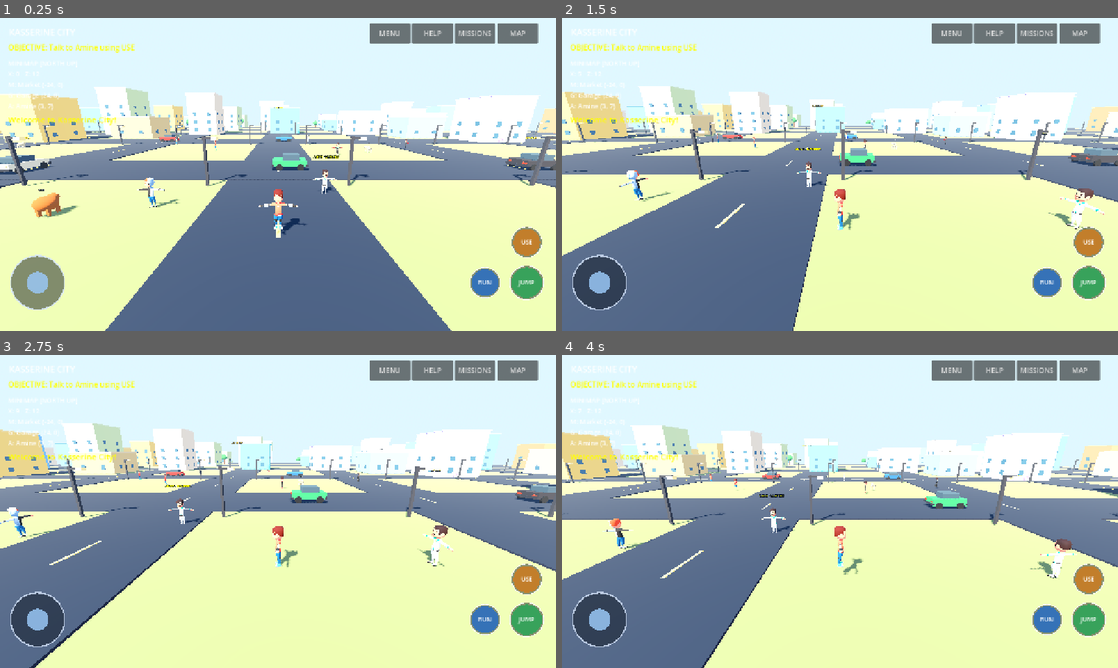
Above: before the commit, frames 1-4 (two rows, left to right).
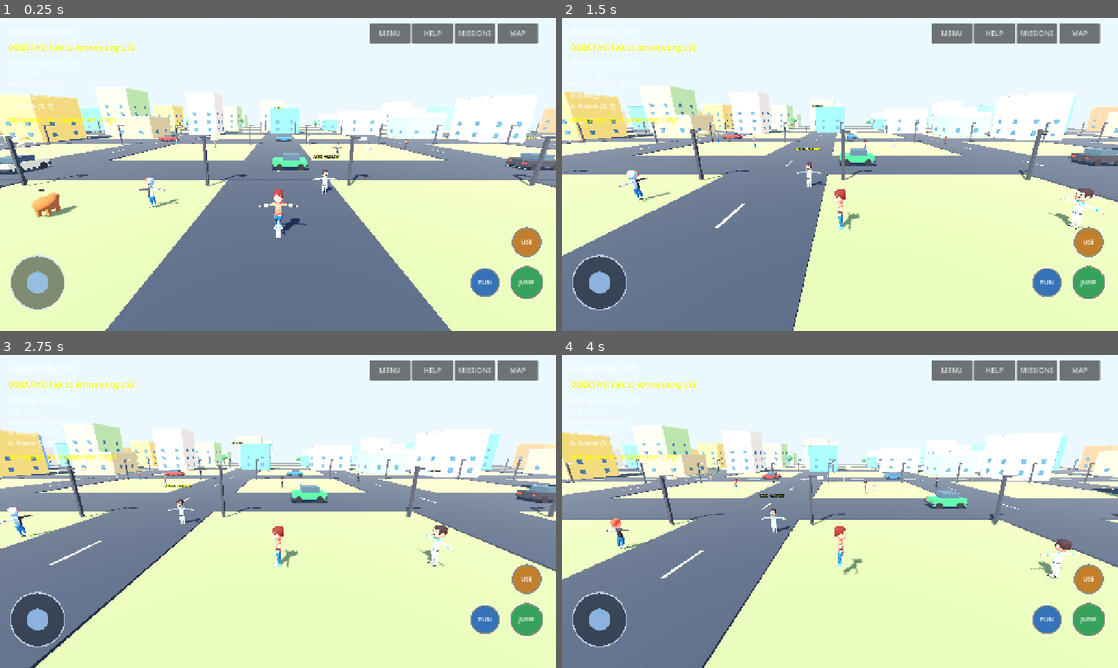
Above: after the commit, the same moments.

Repository: Gass-OS/Kasserine-City
Game: Godot game, scene res://main.tscn
Same seed, same stepped clock (60 frames per second), same inputs: the game is played once before the commit and once after it.
Inputs (mouse positions are in pixels of both pictures, inside the frame that each line leads up to):
- Up to frame 1 (0.25 s): no input
- Up to frame 2 (1.5 s): move the mouse to (962, 158) at 0.52 s; hold D 0.53-1.25 s; click (962, 158) at 0.67 s; tap Space at 0.77 s; drag from (728, 190) to (812, 237) at 1.27 s
- Up to frame 3 (2.75 s): move the mouse to (333, 442) at 2.02 s; hold D from 2.03 s (still down)
- Up to frame 4 (4 s): release D at 2.75 s; drag from (812, 574) to (673, 464) at 2.77 s; move the mouse to (1006, 558) at 3.52 s; hold A from 3.53 s (still down); tap Space at 3.77 s

The runs differ from the first frame. In frame 1, 0.7% of the frame differs, in the area x 4-95%, y 28-71%; in frame 2, 0.7%; in frame 3, 0.8%, in the area x 8-97%, y 25-68%; in frame 4, 0.8%.

Commit message:
Polish colorful Mediterranean city visuals

Diff:
--- a/scripts/world.gd
+++ b/scripts/world.gd
@@ -24,8 +24,8 @@
     env.background_mode = Environment.BG_SKY
     var sky = Sky.new()
     var sky_material = ProceduralSkyMaterial.new()
-    sky_material.sky_top_color = Color(0.12, 0.48, 0.88)
-    sky_material.sky_horizon_color = Color(0.72, 0.86, 0.98)
+    sky_material.sky_top_color = Color(0.10, 0.43, 0.82)
+    sky_material.sky_horizon_color = Color(0.82, 0.89, 0.98)
     sky_material.ground_bottom_color = Color(0.42, 0.31, 0.22)
     sky_material.ground_horizon_color = Color(0.78, 0.72, 0.58)
     sky_material.sun_angle_max = 24.0
@@ -33,15 +33,15 @@
     env.sky = sky
     env.ambient_light_source = Environment.AMBIENT_SOURCE_COLOR
     env.ambient_light_color = Color(0.78, 0.84, 1.0)
-    env.ambient_light_energy = 0.95
+    env.ambient_light_energy = 1.05
     env.tonemap_mode = Environment.TONE_MAPPER_FILMIC
     env.adjustment_enabled = true
     env.adjustment_brightness = 1.03
-    env.adjustment_contrast = 1.08
-    env.adjustment_saturation = 1.22
+    env.adjustment_contrast = 1.05
+    env.adjustment_saturation = 1.16
     env.fog_enabled = true
-    env.fog_light_color = Color(0.72, 0.82, 0.91)
-    env.fog_density = 0.0012
+    env.fog_light_color = Color(0.78, 0.85, 0.94)
+    env.fog_density = 0.0008
 
     var world = WorldEnvironment.new()
     world.environment = env
@@ -49,8 +49,8 @@
 
     var sun = DirectionalLight3D.new()
     sun.rotation_degrees = Vector3(-48, -32, 0)
-    sun.light_color = Color(1.0, 0.86, 0.68)
-    sun.light_energy = 1.35
+    sun.light_color = Color(1.0, 0.90, 0.76)
+    sun.light_energy = 1.25
     sun.shadow_enabled = true
     add_child(sun)
 
@@ -61,7 +61,7 @@
     mesh_instance.mesh = mesh
     var material = StandardMaterial3D.new()
     material.albedo_color = color
-    material.roughness = 0.88
+    material.roughness = 0.94
     material.metallic = 0.0
     material.specular = 0.22
     mesh_instance.material_override = material
@@ -81,8 +81,8 @@
 func _create_city():
     _box(self, Vector3(220, 1, 220), Vector3(0, -0.55, 0), Color(0.42, 0.48, 0.31), true)
 
-    var road = Color(0.105, 0.13, 0.18)
-    var line = Color(1.0, 0.86, 0.42)
+    var road = Color(0.14, 0.16, 0.19)
+    var line = Color(0.96, 0.83, 0.55)
 
     for i in range(-4, 5):
         var p = float(i) * 24.0
@@ -96,13 +96,13 @@
     rng.seed = 302610
     # Saturated but sun-washed colours: terracotta, mint, lemon, turquoise and cream.
     var palette = [
-        Color(0.91, 0.48, 0.31),
-        Color(0.94, 0.76, 0.36),
-        Color(0.36, 0.72, 0.69),
-        Color(0.43, 0.65, 0.88),
-        Color(0.91, 0.82, 0.66),
-        Color(0.76, 0.65, 0.83),
-        Color(0.77, 0.82, 0.55)
+        Color(0.94, 0.43, 0.28),
+        Color(0.98, 0.77, 0.32),
+        Color(0.28, 0.72, 0.68),
+        Color(0.38, 0.59, 0.88),
+        Color(0.96, 0.85, 0.70),
+        Color(0.79, 0.62, 0.84),
+        Color(0.70, 0.82, 0.47)
     ]
 
     for x in range(-4, 5):
@@ -295,7 +295,7 @@
     crown.mesh = crown_mesh
     crown.position.y = 3.0
     var foliage = StandardMaterial3D.new()
-    foliage.albedo_color = Color(0.16, 0.48, 0.22)
+    foliage.albedo_color = Color(0.12, 0.43, 0.19)
     foliage.roughness = 1.0
     crown.material_override = foliage
     tree.add_child(crown)
